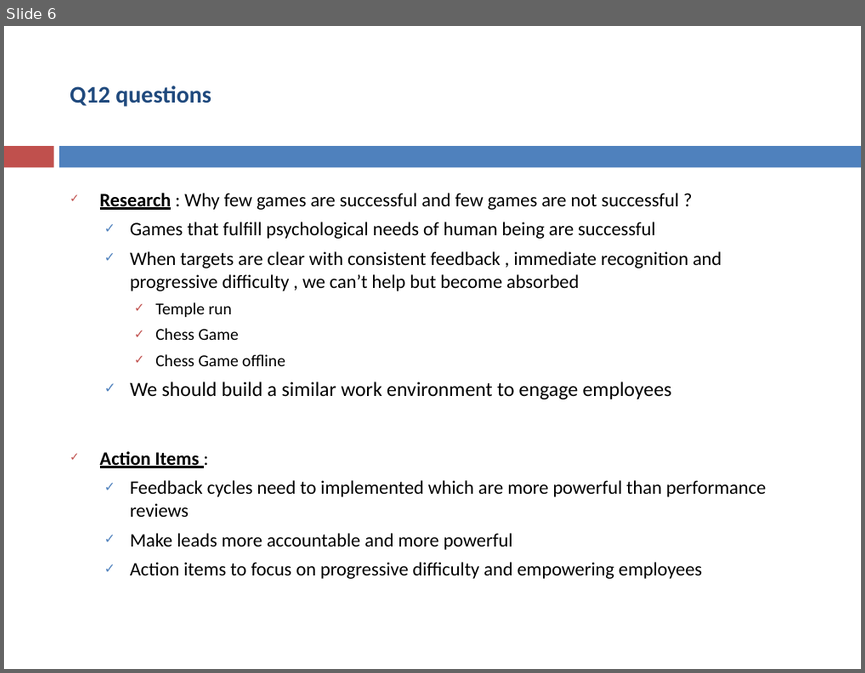
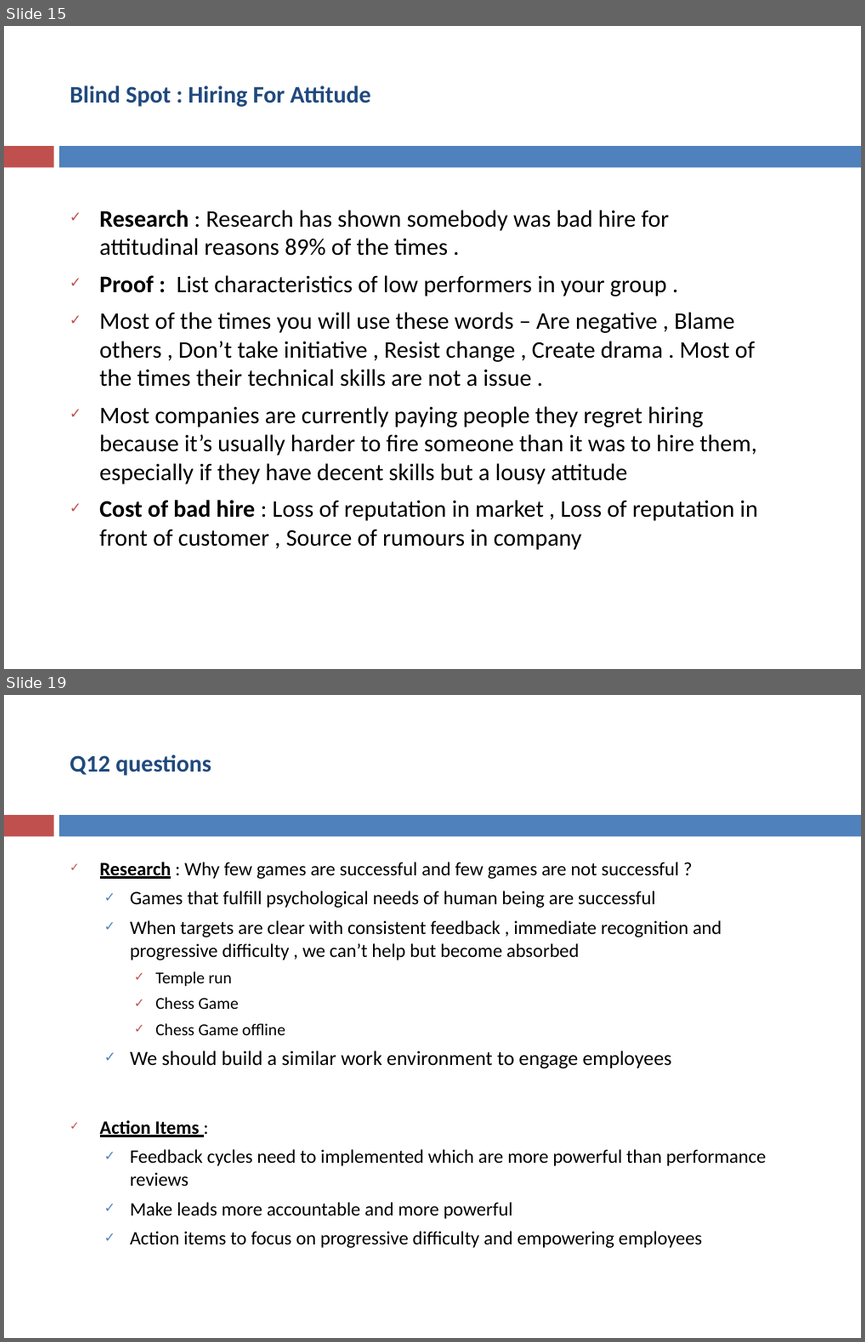
Before and after one commit to asakala/notes, a slide deck: Prokarma/Magnetic Work Environment.pptx. Shown one above the other, each under a label of ours: slide 6 before the commit, slides 15 and 19 after it; the slides between them are not shown. The pictures are 865x673 and 865x1342 pixels, drawn with LibreOffice and Linux fonts; fonts in the diff are those of the drawing. Boxes give left, top, right and bottom in pixels: in the first picture for what was removed or moved away, otherwise in the second. Text is boxed around its words. In the diff, an @@ line names an element or a change of style, - is before the commit and + after.

```diff
--- a/Prokarma/Magnetic Work Environment.pptx
+++ b/Prokarma/Magnetic Work Environment.pptx
@@ slide 15 added at <box>4,26,861,669</box>, background #FFFFFF; not listed: 2 template elements that a slide beside it also shows @@
@@ title added at <box>69,86,371,107</box>, 20 pt, text #1F497D, bold @@
+Blind Spot : Hiring For Attitude
@@ text added at <box>99,210,758,550</box>, 20 pt, text #000000 @@
+✓ Research : Research has shown somebody was bad hire for attitudinal reasons 89% of the times .
+✓ Proof : List characteristics of low performers in your group .
+✓ Most of the times you will use these words – Are negative , Blame others , Don’t take initiative , Resist change , Create drama . Most of the times their technical skills are not a issue .
+✓ Most companies are currently paying people they regret hiring because it’s usually harder to fire someone than it was to hire them, especially if they have decent skills but a lousy attitude
+✓ Cost of bad hire : Loss of reputation in market , Loss of reputation in front of customer , Source of rumours in company
@@ what was slide 6 is now slide 19 @@
```
Also in this commit, not shown: 7 slides changed, 12 other slides added, 3 other files.
